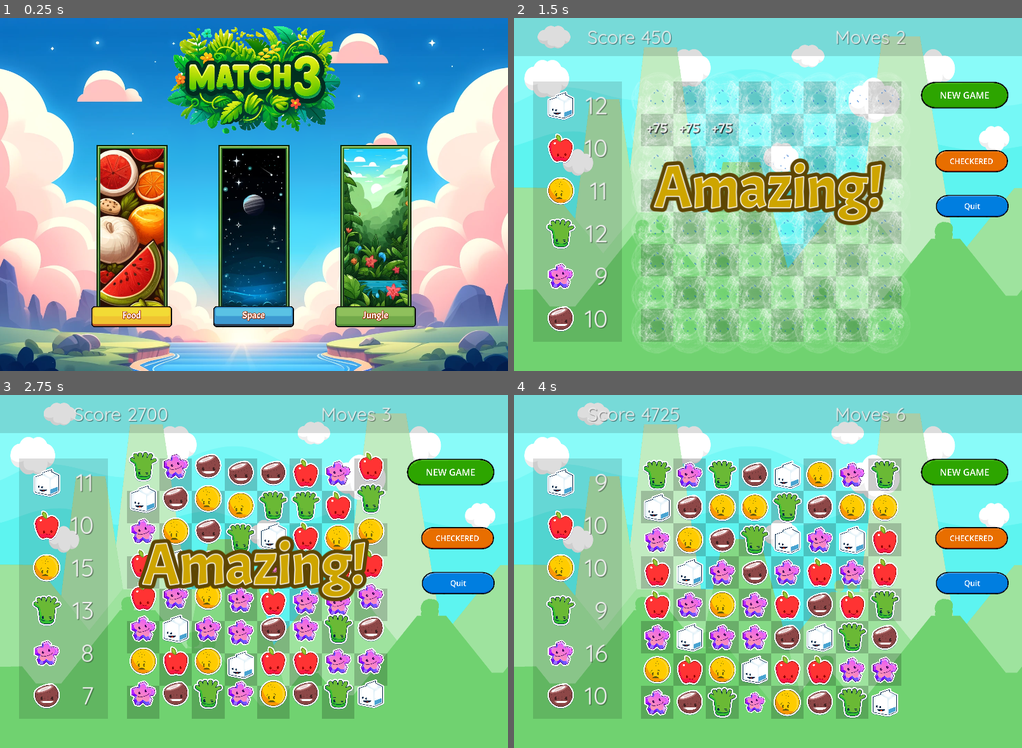
Above: before the commit, frames 1-4 (two rows, left to right).
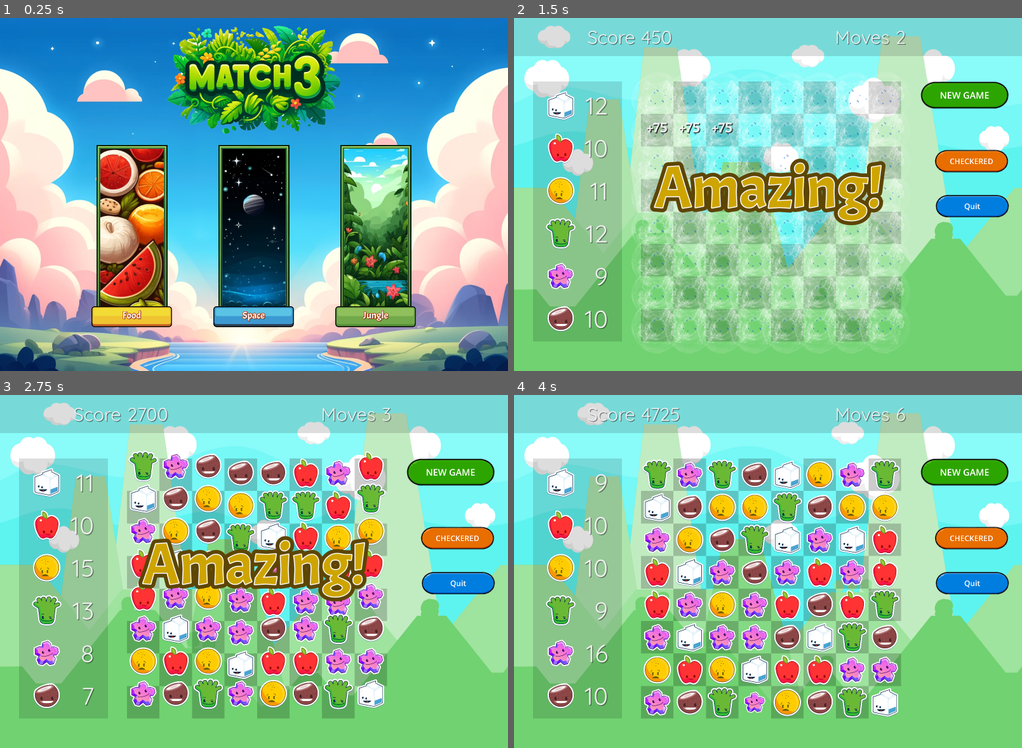
Above: after the commit, the same moments.

Repository: gitbrent/godot-match-3
Game: Godot game, scene res://main.tscn
The game is run twice, just before and just after one commit, with the same random seed, the same clock (stepped at 60 frames per second) and the same inputs.
Inputs (mouse positions are in pixels of both pictures, inside the frame that each line leads up to):
- Up to frame 1 (0.25 s): no input
- Up to frame 2 (1.5 s): click (646, 229) at 0.52 s; click "NEW GAME" at 1.25 s
- Up to frame 3 (2.75 s): click "NEW GAME" at 2 s
- Up to frame 4 (4 s): click "Food" at 2.75 s; click "Space" at 3.5 s

The runs differ from the first frame. In frame 1, 1.2% of the frame differs, in the area x 1-98%, y 2-100%; in frame 2, 2.5%; in frame 3, 5.7%, in the area x 2-98%, y 3-92%; in frame 4, 5.4%.

Commit message:
updated window mode for iOS export

Diff:
--- a/project.godot
+++ b/project.godot
@@ -23,7 +23,8 @@
 
 window/size/viewport_width=2000
 window/size/viewport_height=1390
-window/stretch/mode="canvas_items"
+window/size/mode=2
+window/stretch/mode="viewport"
 window/stretch/aspect="expand"
 window/handheld/orientation=4
 
